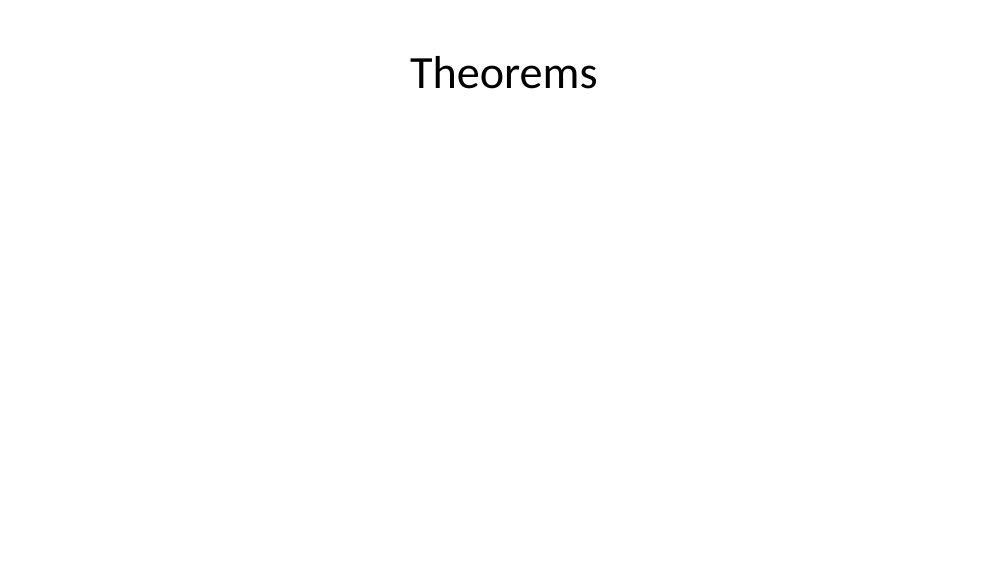
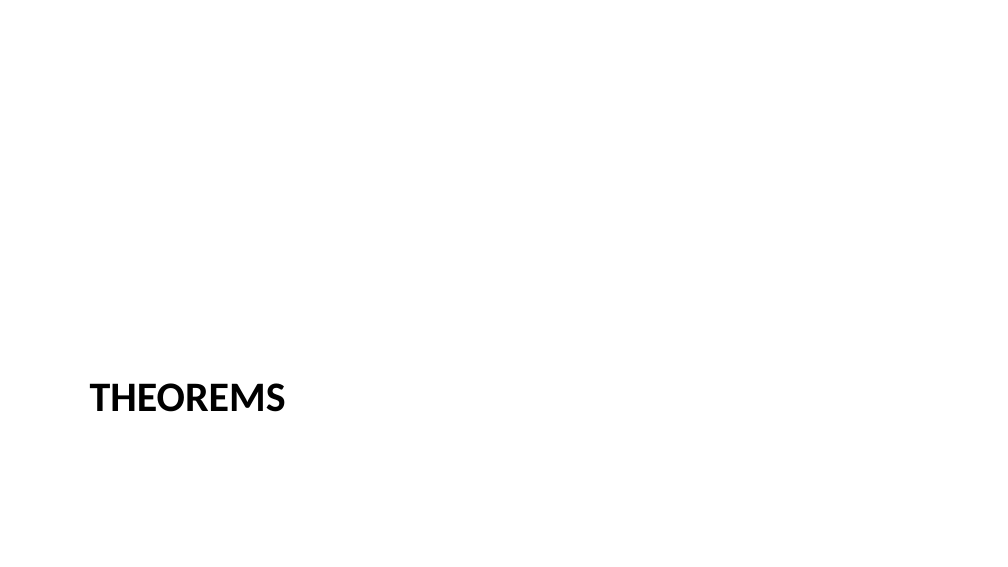
Before and after one commit to sun123zxy/sunquartex, a slide deck: slide 22 of examples/enpre.pptx (slide 15 before the commit). Drawn at 1008x567 pixels with LibreOffice and Linux fonts; fonts in the diff are those of the drawing. Boxes give left, top, right and bottom in pixels: in the first picture for what was removed or moved away, otherwise in the second. Text is boxed around its words. In the diff, an @@ line names an element or a change of style, - is before the commit and + after.

```diff
--- a/examples/enpre.pptx
+++ b/examples/enpre.pptx
@@ title "THEOREMS" at <box>90,383,286,412</box>: vertical alignment middle to top @@
@@ title at <box>90,383,286,412</box>: text changed; size 33 to 30 pt; bold on @@
-Theorems
+THEOREMS
```
Also in this commit, not shown: 7 other slides changed, 8 slides added, 39 other files.
